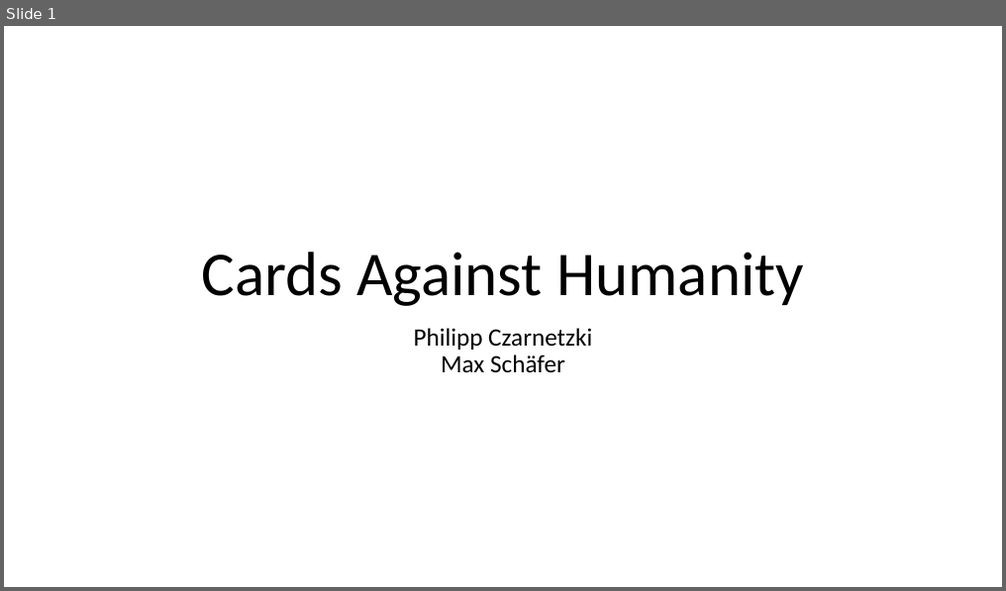
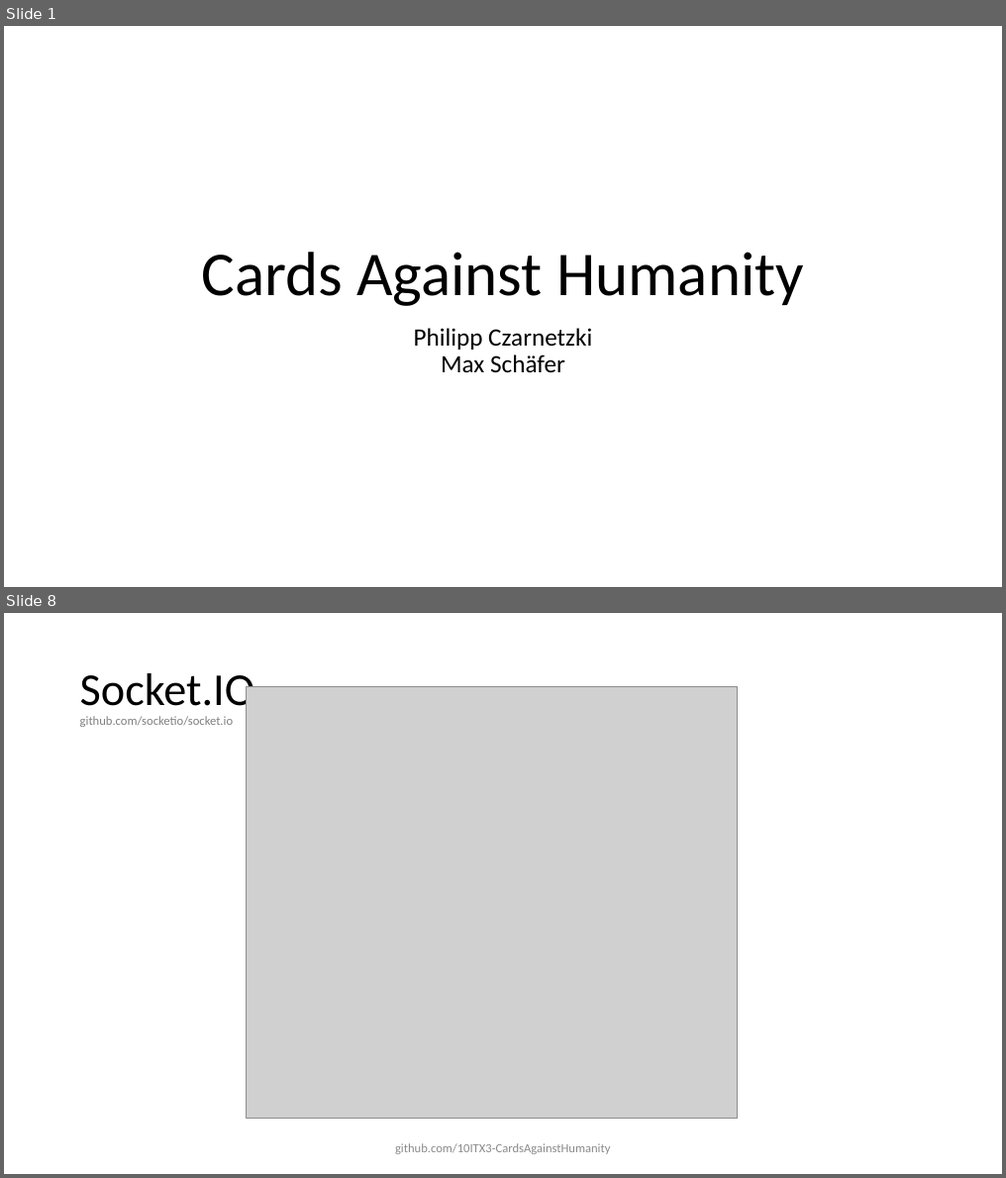
Before and after one commit to 10ITX3-CardsAgainstHumanity/cah-presentation, a slide deck: cah-presentation.pptx. Shown one above the other, each under a label of ours: slide 1 before the commit, slides 1 and 8 after it; the slides between them are not shown. The pictures are 1006x591 and 1006x1178 pixels, drawn with LibreOffice and Linux fonts; fonts in the diff are those of the drawing; grey boxes stand for pictures. Boxes give left, top, right and bottom in pixels: in the first picture for what was removed or moved away, otherwise in the second. Text is boxed around its words. In the diff, an @@ line names an element or a change of style, - is before the commit and + after.

```diff
--- a/cah-presentation.pptx
+++ b/cah-presentation.pptx
@@ slide 8 added at bbox=[4, 613, 1002, 1174], background #FFFFFF @@
@@ text added at bbox=[80, 673, 255, 727], 12 pt, text #808080 @@
+Socket.IO
+github.com/socketio/socket.io
@@ picture added at bbox=[247, 687, 737, 1119] @@
@@ text added at bbox=[395, 1144, 610, 1155], 12 pt, text #8B8B8B @@
+github.com/10ITX3-CardsAgainstHumanity
```
Also in this commit, not shown: 13 slides changed, 2 other slides added, 1 other file.
